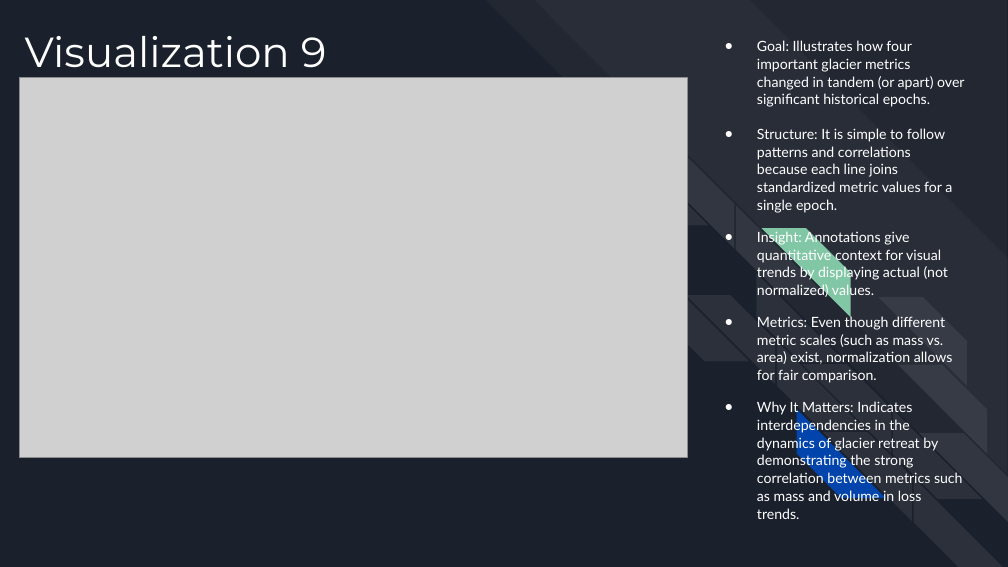
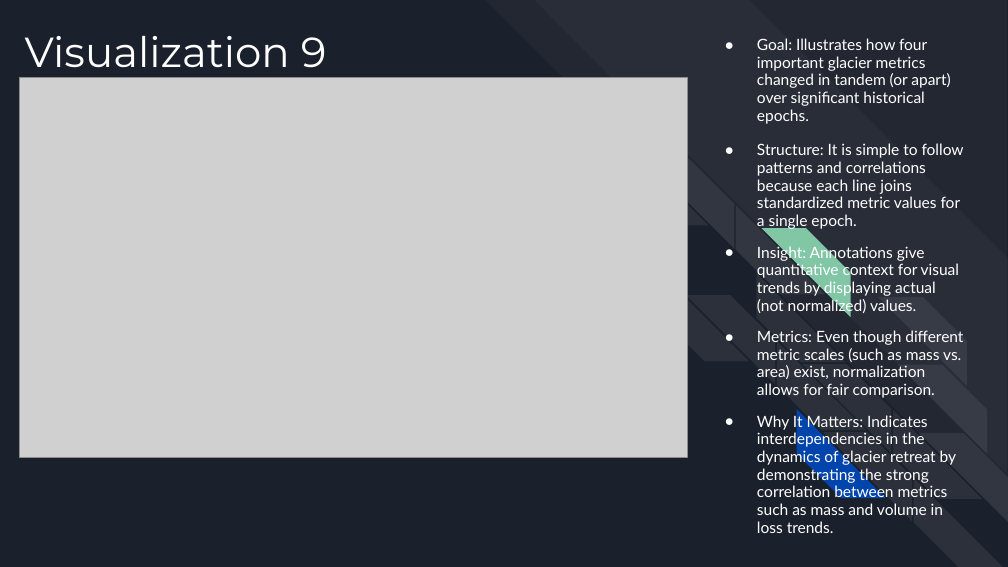
Before and after one commit to VodkaNoodles/CS445-GROUP8, a slide deck: slide 11 of CS445 SLIDES.pptx. Drawn at 1008x567 pixels with LibreOffice and Linux fonts; fonts in the diff are those of the drawing; grey boxes stand for pictures. Boxes give left, top, right and bottom in pixels: in the first picture for what was removed or moved away, otherwise in the second. Text is boxed around its words. In the diff, an @@ line names an element or a change of style, - is before the commit and + after.

```diff
--- a/CS445 SLIDES.pptx
+++ b/CS445 SLIDES.pptx
@@ text "Goal: Illustrates how four important ..." at <box>757,38,964,533</box>: size 10.1 to 11.1 pt; line spacing 1.05 to 0.95 @@
```
Also in this commit, not shown: 2 other slides changed, 3 slides added, 3 slides removed.
